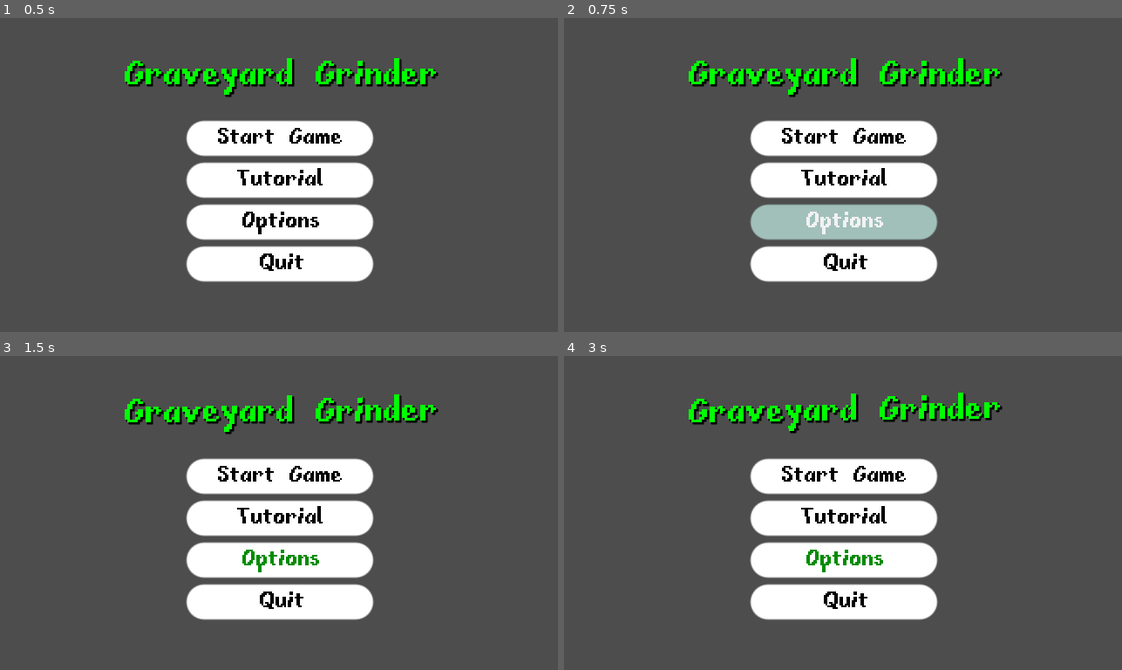
Above: before the commit, frames 1-4 (two rows, left to right).
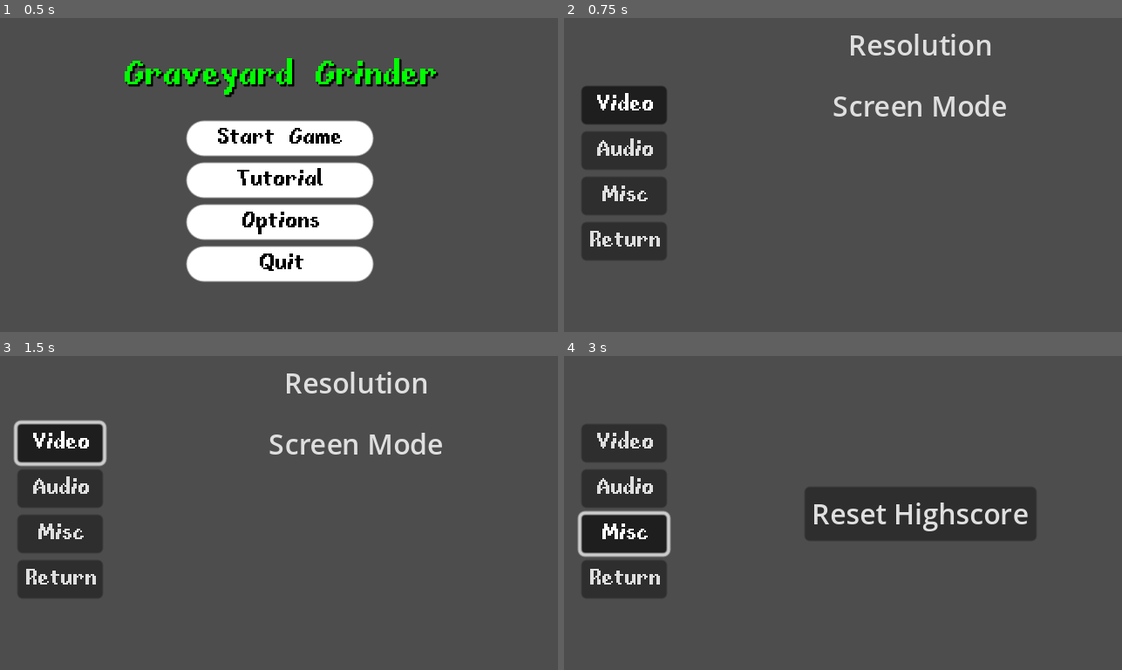
Above: after the commit, the same moments.

Repository: lucasjanta/GraveGrinder
Game: Godot game, scene res://Scenes/Menus/main_menu.tscn
The game is run twice, just before and just after one commit, with the same random seed, the same clock (stepped at 60 frames per second) and the same inputs.
Inputs (mouse positions are in pixels of both pictures, inside the frame that each line leads up to):
- Up to frame 1 (0.5 s): no input
- Up to frame 2 (0.75 s): click "Options" at 0.5 s
- Up to frame 3 (1.5 s): click (61, 443) at 1.25 s, where only the run after the commit has a clickable "Video"
- Up to frame 4 (3 s): click (625, 487) at 2 s, where only the run after the commit has a clickable "Audio"; click (625, 534) at 2.75 s, where only the run after the commit has a clickable "Misc"

Frame 1 is identical in both runs. In frame 2, 26% of the frame differs, in the area x 3-80%, y 5-85%; in frame 3, 27%; in frame 4, 29%, in the area x 2-85%, y 11-85%.

Commit message:
Created Settings Menu and reset highscore option

Diff:
--- a/Components/hurtbox_component.gd
+++ b/Components/hurtbox_component.gd
@@ -8,4 +8,4 @@
 
 func _on_body_entered(hitbox : HitBox) -> void:
 	if owner.has_method("take_hit"):
-		owner.take_hit(hitbox.slow_amount, hitbox)
+		owner.take_hit(hitbox.slow_amount, hitbox.get_parent())
--- a/Enemies/zombie/States/pushed.gd
+++ b/Enemies/zombie/States/pushed.gd
@@ -1,4 +1,5 @@
 extends EnemyState
 
 func enter(previous_state_path: String, data := {}) -> void:
+	enemy.velocity.x = 0
 	enemy.animation_player.play("pushed")
--- a/Enemies/zombie/zombie.gd
+++ b/Enemies/zombie/zombie.gd
@@ -12,10 +12,8 @@
 		player = UI.player
 	move_and_slide()
 
-
 func _on_visible_on_screen_notifier_2d_screen_entered():
 	on_screen = true
 
-
 func _on_visible_on_screen_notifier_2d_screen_exited():
 	queue_free()
--- a/Enemies/zombie/zombie.tscn
+++ b/Enemies/zombie/zombie.tscn
@@ -6,7 +6,6 @@
 [ext_resource type="Texture2D" uid="uid://ccpkn3dufwx8f" path="res://Enemies/zombie/Sprites/Death.png" id="2_ldis2"]
 [ext_resource type="Texture2D" uid="uid://dv6ewkwdbucb5" path="res://Enemies/zombie/Sprites/Walk.png" id="3_iyrvo"]
 [ext_resource type="Script" path="res://Components/hitbox_component.gd" id="4_bdf43"]
-[ext_resource type="Script" path="res://Components/hurtbox_component.gd" id="5_lj3uo"]
 [ext_resource type="Script" path="res://StateMachine.gd" id="8_4b5rv"]
 [ext_resource type="Script" path="res://Enemies/zombie/States/idle.gd" id="9_i0a5m"]
 [ext_resource type="Script" path="res://Enemies/zombie/States/walk.gd" id="10_advls"]
@@ -554,9 +553,6 @@
 [sub_resource type="RectangleShape2D" id="RectangleShape2D_yp26c"]
 size = Vector2(11.3333, 25.3333)
 
-[sub_resource type="RectangleShape2D" id="RectangleShape2D_k7oib"]
-size = Vector2(13, 26)
-
 [node name="zombie" type="CharacterBody2D"]
 scale = Vector2(1.5, 1.5)
 collision_layer = 0
@@ -586,16 +582,6 @@
 shape = SubResource("RectangleShape2D_yp26c")
 debug_color = Color(0.99956, 0, 0.109055, 0.42)
 
-[node name="HurtBox" type="Area2D" parent="."]
-collision_layer = 0
-collision_mask = 8
-script = ExtResource("5_lj3uo")
-
-[node name="CollisionShape2D" type="CollisionShape2D" parent="HurtBox"]
-position = Vector2(-0.5, 2)
-shape = SubResource("RectangleShape2D_k7oib")
-debug_color = Color(1.8771e-06, 0.640639, 0.346838, 0.42)
-
 [node name="StateMachine" type="Node" parent="." node_paths=PackedStringArray("initial_state")]
 script = ExtResource("8_4b5rv")
 initial_state = NodePath("Idle")
--- a/Player/player.gd
+++ b/Player/player.gd
@@ -56,11 +56,12 @@
 			velocity.x = move_toward(velocity.x, 0, delta * friction)
 	move_and_slide()
 
-func take_hit(slow_amount, _body) -> void:
+func take_hit(slow_amount, body) -> void:
 	if velocity.x < 200:
 		game_over = true
 	if velocity.x > 200:
 		velocity.x -= slow_amount
+		body.pushed = true
 		CameraHandle.shake_camera(player_camera, 0.3, 3)
 
 func handle_stopwatch():
--- a/Player/player.tscn
+++ b/Player/player.tscn
@@ -395,7 +395,7 @@
 "times": PackedFloat32Array(0, 0.4),
 "transitions": PackedFloat32Array(1, 1),
 "update": 0,
-"values": [Vector2(-30, -25), Vector2(-41, -45)]
+"values": [Vector2(-30, -25), Vector2(-30, -45)]
 }
 tracks/1/type = "value"
 tracks/1/imported = false
@@ -550,13 +550,14 @@
 text = "00:00:000"
 
 [node name="status_pop" type="Label" parent="."]
-offset_left = -41.0
-offset_top = -41.0
-offset_right = 2.0
-offset_bottom = -31.0
+offset_left = -30.0
+offset_top = -45.0
+offset_right = 13.0
+offset_bottom = -35.0
 scale = Vector2(1.5, 1.5)
 theme_override_fonts/font = ExtResource("15_wberw")
 theme_override_font_sizes/font_size = 8
+text = "teste"
 horizontal_alignment = 1
 vertical_alignment = 1
 
--- a/Scenes/Menus/main_menu.gd
+++ b/Scenes/Menus/main_menu.gd
@@ -16,7 +16,7 @@
 	pass # Replace with function body.
 
 func _on_settings_pressed():
-	pass # Replace with function body.
+	get_tree().change_scene_to_file("res://Scenes/Menus/settings.tscn")
 
 func _on_quit_pressed():
 	get_tree().quit()
--- /dev/null
+++ b/Scenes/Menus/settings.gd
@@ -0,0 +1,36 @@
+extends Control
+
+@onready var video_container = $VideoContainer
+@onready var audio_container = $AudioContainer
+@onready var misc_container = $MiscContainer
+
+
+func _ready():
+	video_container.visible = true
+	audio_container.visible = false
+	misc_container.visible = false
+
+
+func _on_video_pressed():
+	video_container.visible = true
+	audio_container.visible = false
+	misc_container.visible = false
+
+
+func _on_audio_pressed():
+	audio_container.visible = true
+	video_container.visible = false
+	misc_container.visible = false
+
+
+func _on_misc_pressed():
+	misc_container.visible = true
+	audio_container.visible = false
+	video_container.visible = false
+
+func _on_return_pressed():
+	get_tree().change_scene_to_file("res://Scenes/Menus/main_menu.tscn")
+
+
+func _on_reset_score_pressed():
+	UI.reset_data(1)
--- /dev/null
+++ b/Scenes/Menus/settings.tscn
@@ -0,0 +1,154 @@
+[gd_scene load_steps=4 format=3 uid="uid://brp76xq3dewbq"]
+
+[ext_resource type="FontFile" uid="uid://chm6fioitd66u" path="res://Fonts/fibberish.ttf" id="1_chqnp"]
+[ext_resource type="Script" path="res://Scenes/Menus/settings.gd" id="1_tbvlh"]
+
+[sub_resource type="ButtonGroup" id="ButtonGroup_0ye3n"]
+
+[node name="Settings" type="Control"]
+layout_mode = 3
+anchors_preset = 15
+anchor_right = 1.0
+anchor_bottom = 1.0
+grow_horizontal = 2
+grow_vertical = 2
+script = ExtResource("1_tbvlh")
+
+[node name="VBoxContainer" type="VBoxContainer" parent="."]
+layout_mode = 1
+anchors_preset = 4
+anchor_top = 0.5
+anchor_bottom = 0.5
+offset_left = 10.0
+offset_top = -90.0
+offset_right = 59.0
+offset_bottom = 89.0
+grow_vertical = 2
+alignment = 1
+
+[node name="Video" type="Button" parent="VBoxContainer"]
+layout_mode = 2
+theme_override_fonts/font = ExtResource("1_chqnp")
+toggle_mode = true
+button_pressed = true
+button_group = SubResource("ButtonGroup_0ye3n")
+text = "Video"
+
+[node name="Audio" type="Button" parent="VBoxContainer"]
+layout_mode = 2
+theme_override_fonts/font = ExtResource("1_chqnp")
+toggle_mode = true
+button_group = SubResource("ButtonGroup_0ye3n")
+text = "Audio"
+
+[node name="Misc" type="Button" parent="VBoxContainer"]
+layout_mode = 2
+theme_override_fonts/font = ExtResource("1_chqnp")
+toggle_mode = true
+button_group = SubResource("ButtonGroup_0ye3n")
+text = "Misc"
+
+[node name="Return" type="Button" parent="VBoxContainer"]
+layout_mode = 2
+theme_override_fonts/font = ExtResource("1_chqnp")
+text = "Return"
+
+[node name="VideoContainer" type="VBoxContainer" parent="."]
+visible = false
+layout_mode = 0
+offset_left = 90.0
+offset_right = 320.0
+offset_bottom = 180.0
+
+[node name="Resolution" type="MenuButton" parent="VideoContainer"]
+layout_mode = 2
+text = "Resolution"
+item_count = 2
+popup/item_0/text = "1920x1080"
+popup/item_0/checkable = 1
+popup/item_0/checked = true
+popup/item_1/text = "1080x720"
+popup/item_1/checkable = 1
+popup/item_1/id = 1
+
+[node name="Screen" type="MenuButton" parent="VideoContainer"]
+layout_mode = 2
+text = "Screen Mode"
+item_count = 3
+popup/item_0/text = "Windowed"
+popup/item_0/checkable = 1
+popup/item_0/checked = true
+popup/item_1/text = "Borderless Window"
+popup/item_1/checkable = 1
+popup/item_1/id = 1
+popup/item_2/text = "Fullscreen"
+popup/item_2/checkable = 1
+popup/item_2/id = 2
+
+[node name="AudioContainer" type="VBoxContainer" parent="."]
+visible = false
+layout_mode = 0
+offset_left = 90.0
+offset_right = 320.0
+offset_bottom = 180.0
+alignment = 1
+
+[node name="Master" type="HBoxContainer" parent="AudioContainer"]
+layout_mode = 2
+size_flags_horizontal = 0
+size_flags_vertical = 4
+alignment = 1
+
+[node name="Label" type="Label" parent="AudioContainer/Master"]
+layout_mode = 2
+text = "Master"
+
+[node name="HSlider" type="HSlider" parent="AudioContainer/Master"]
+custom_minimum_size = Vector2(100, 0)
+layout_mode = 2
+
+[node name="Music" type="HBoxContainer" parent="AudioContainer"]
+layout_mode = 2
+size_flags_horizontal = 0
+alignment = 1
+
+[node name="Label" type="Label" parent="AudioContainer/Music"]
+layout_mode = 2
+text = "Music"
+
+[node name="HSlider2" type="HSlider" parent="AudioContainer/Music"]
+custom_minimum_size = Vector2(100, 0)
+layout_mode = 2
+
+[node name="Sound Effects" type="HBoxContainer" parent="AudioContainer"]
+layout_mode = 2
+size_flags_horizontal = 0
+alignment = 1
+
+[node name="Label" type="Label" parent="AudioContainer/Sound Effects"]
+layout_mode = 2
+text = "Sound FX"
+
+[node name="HSlider3" type="HSlider" parent="AudioContainer/Sound Effects"]
+custom_minimum_size = Vector2(100, 0)
+layout_mode = 2
+
+[node name="MiscContainer" type="VBoxContainer" parent="."]
+visible = false
+layout_mode = 0
+offset_left = 90.0
+offset_top = 1.0
+offset_right = 320.0
+offset_bottom = 181.0
+alignment = 1
+
+[node name="ResetScore" type="Button" parent="MiscContainer"]
+layout_mode = 2
+size_flags_horizontal = 4
+text = "Reset Highscore"
+
+[connection signal="pressed" from="VBoxContainer/Video" to="." method="_on_video_pressed"]
+[connection signal="pressed" from="VBoxContainer/Audio" to="." method="_on_audio_pressed"]
+[connection signal="pressed" from="VBoxContainer/Misc" to="." method="_on_misc_pressed"]
+[connection signal="pressed" from="VBoxContainer/Return" to="." method="_on_return_pressed"]
+[connection signal="pressed" from="MiscContainer/ResetScore" to="." method="_on_reset_score_pressed"]
--- a/Scripts/on_screen_ui.gd
+++ b/Scripts/on_screen_ui.gd
@@ -32,7 +32,7 @@
 		recordtime = loaded_level_data.RECORDTIME
 		return true
 	else:
-		print("o arquivo n existe")
+		print("o arquivo não existe")
 		return false
 
 func create_level_data():
@@ -45,6 +45,19 @@
 		"TIMEINGRIND" : time_in_grind
 	}
 	return level_dict
+
+func reset_data(level):
+	# 0 = tudo 1 = nivel 1...
+	#if level == 0:
+		#var file_path = "res://pasta_seu_arquivo/arquivo.txt"
+	if FileAccess.file_exists("user://level" + str(level) + ".dat"):
+		var err = DirAccess.remove_absolute("user://level" + str(level) + ".dat")
+		if err == OK:
+			print("Arquivo apagado com sucesso.")
+		else:
+			print("Erro ao tentar apagar o arquivo.")
+	else:
+		print("Arquivo não encontrado.")
 
 func check_score(level):
 	var file = FileAccess.open("user://level" + str(level) + ".dat", FileAccess.READ)
Not shown: 1 places in Enemies/zombie/zombie.tscn that only renumber resources
